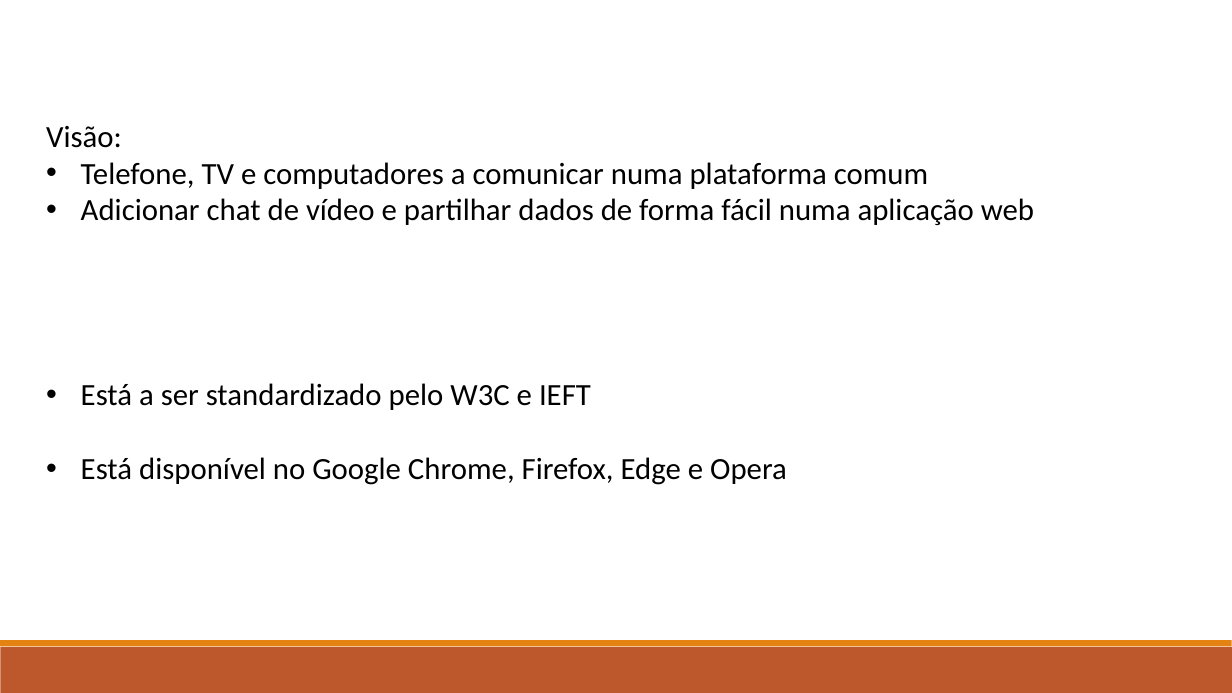
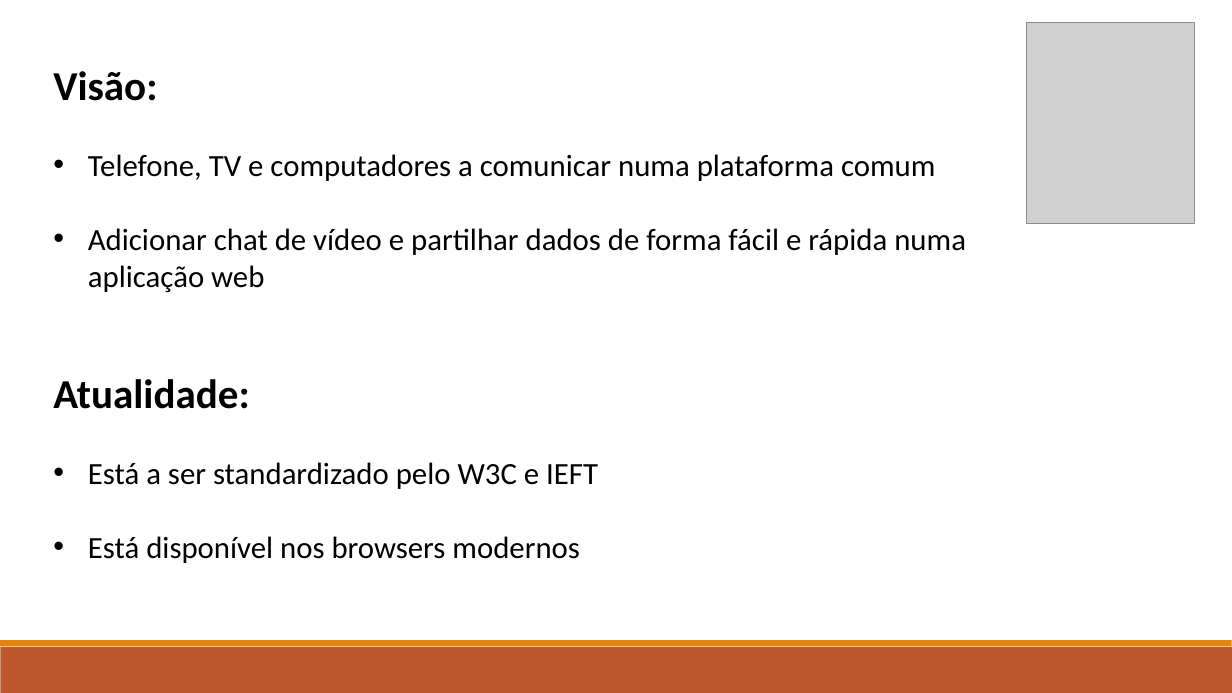
Before and after one commit to marcorlsrodrigues/pwc, a slide deck: slide 3 of WebRTC File Transfer - Marco Rodrigues.pptx. Drawn at 1232x693 pixels with LibreOffice and Linux fonts; fonts in the diff are those of the drawing; grey boxes stand for pictures. Boxes give left, top, right and bottom in pixels: in the first picture for what was removed or moved away, otherwise in the second. Text is boxed around its words. In the diff, an @@ line names an element or a change of style, - is before the commit and + after.

```diff
--- a/WebRTC File Transfer - Marco Rodrigues.pptx
+++ b/WebRTC File Transfer - Marco Rodrigues.pptx
@@ picture added at (1027,23,1195,224) @@
@@ text "Visão:": place and size @@
-text "Visão:" at (46,126,1034,485)
+text "Visão:" at (53,71,966,563)
@@ text at (53,71,157,101): size 24 to 32 pt, bold on in "Visão:" @@
@@ text at (53,228,966,409): text changed @@
-• Adicionar chat de vídeo e partilhar dados de forma fácil numa aplicação web
+• Adicionar chat de vídeo e partilhar dados de forma fácil e rápida numa aplicação web
+Atualidade:
@@ text at (88,536,580,563): text changed @@
-• Está disponível no Google Chrome, Firefox, Edge e Opera
+• Está disponível nos browsers modernos
```
Also in this commit, not shown: 5 other slides changed, 4 slides added, 4 slides removed, 4 other files.
